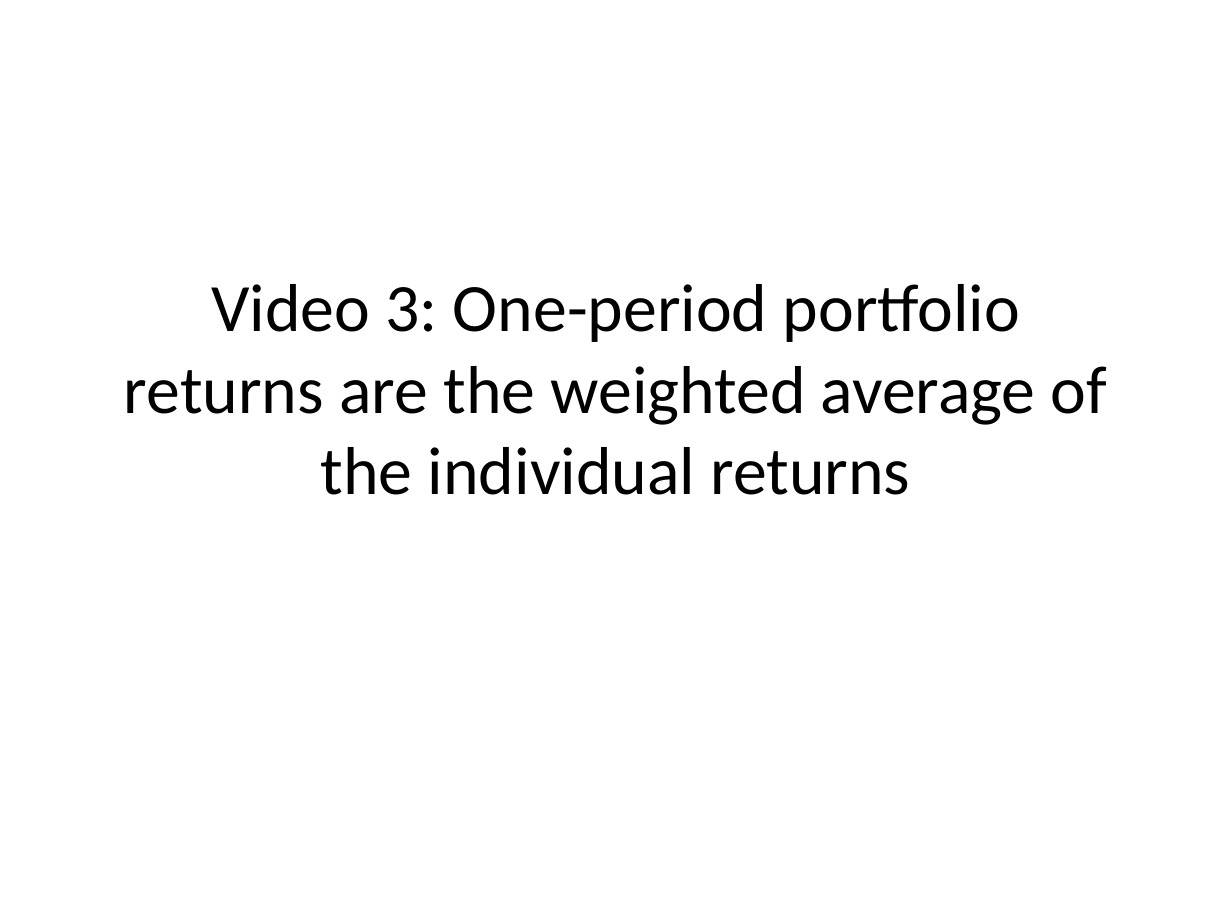
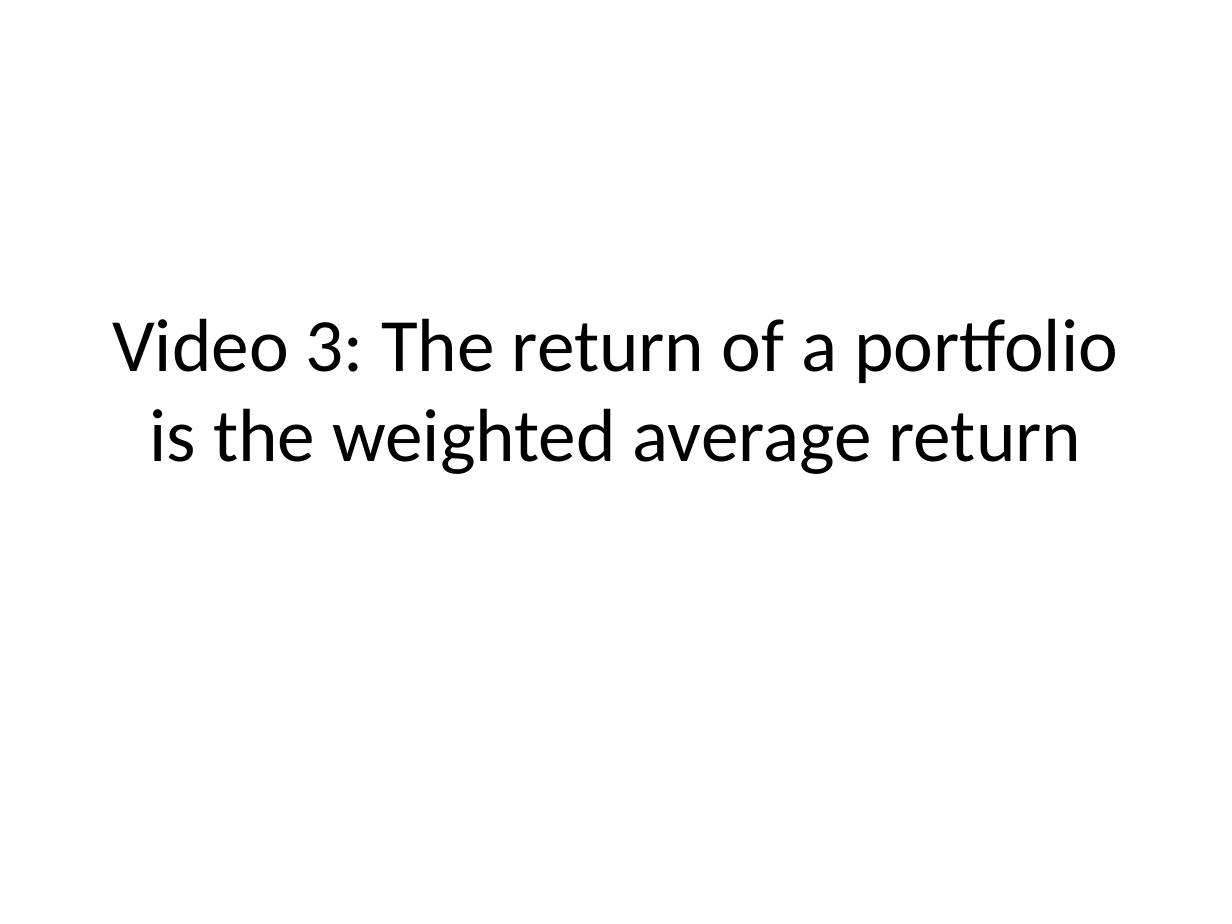
Before and after one commit to saciestudio/courses-intro-portfolio-analysis, a slide deck: slide 17 of scripts/Chapter1.pptx. Drawn at 1232x924 pixels with LibreOffice and Linux fonts; fonts in the diff are those of the drawing. Boxes give left, top, right and bottom in pixels: in the first picture for what was removed or moved away, otherwise in the second. Text is boxed around its words. In the diff, an @@ line names an element or a change of style, - is before the commit and + after.

Commit message:
chap 1 script video perf

```diff
--- a/scripts/Chapter1.pptx
+++ b/scripts/Chapter1.pptx
@@ title at box(112, 318, 1118, 474): text changed; size 39.6 to 44 pt @@
-Video 3: One-period portfolio returns are the weighted average of the individual returns
+Video 3: The return of a portfolio is the weighted average return
```
Also in this commit, not shown: 1 other slide changed, 1 slide added, 2 other files.
